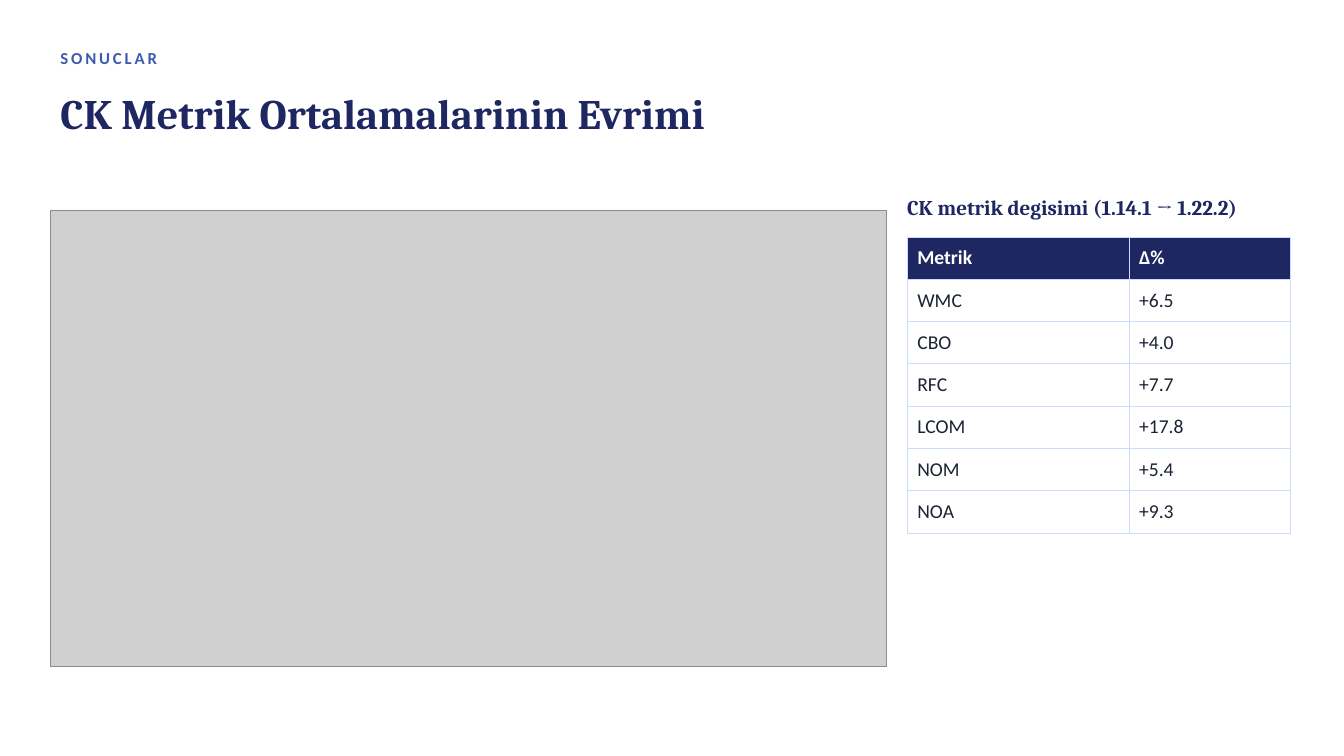
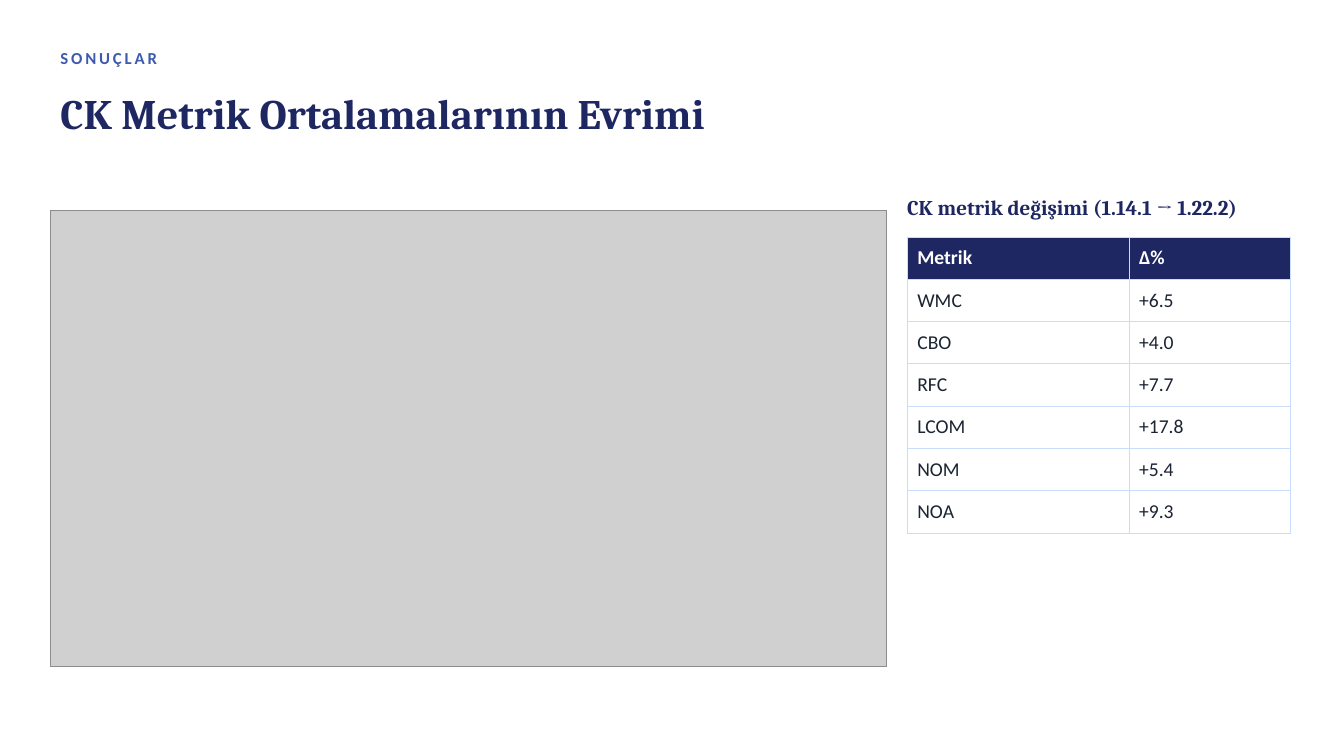
Before and after one commit to murozdemiir/qmood-jsoup-analizi, a slide deck: slide 9 of report/QMOOD_jsoup_sunum.pptx. Drawn at 1344x756 pixels with LibreOffice and Linux fonts; fonts in the diff are those of the drawing; grey boxes stand for pictures. Boxes give left, top, right and bottom in pixels: in the first picture for what was removed or moved away, otherwise in the second. Text is boxed around its words. In the diff, an @@ line names an element or a change of style, - is before the commit and + after.

```diff
--- a/report/QMOOD_jsoup_sunum.pptx
+++ b/report/QMOOD_jsoup_sunum.pptx
@@ text at (60,53,156,67): text changed @@
-SONUCLAR
+SONUÇLAR
@@ text at (60,100,705,130): text changed @@
-CK Metrik Ortalamalarinin Evrimi
+CK Metrik Ortalamalarının Evrimi
@@ text at (907,200,1237,220): text changed @@
-CK metrik degisimi (1.14.1 → 1.22.2)
+CK metrik değişimi (1.14.1 → 1.22.2)
```
Also in this commit, not shown: 12 other slides changed, 3 other files.
